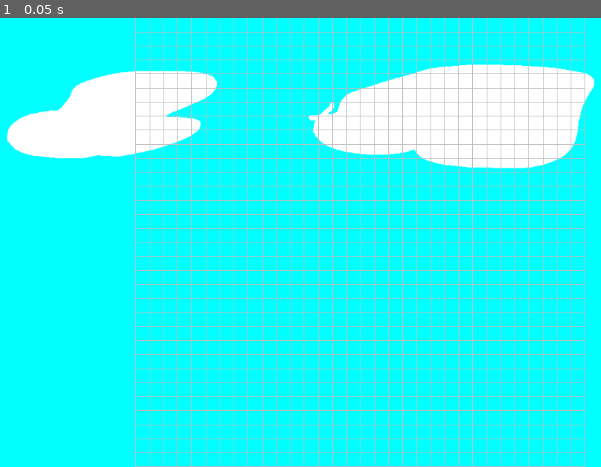
Above: before the commit, frame 1.
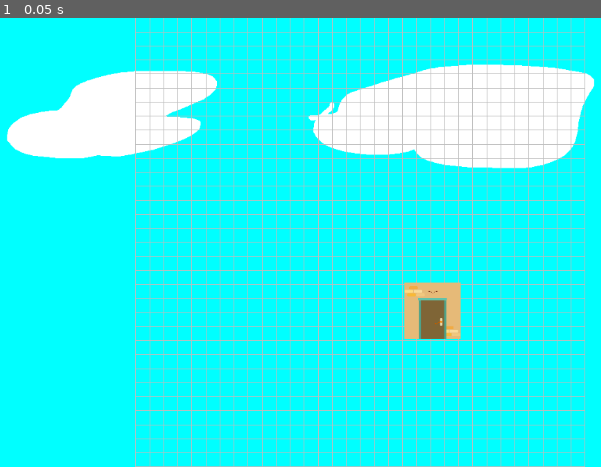
Above: after the commit, the same moment.

Repository: TeljeJedno/tree-house
Game: Godot game, scene res://scenes/main.tscn
Two runs of this game, one before a commit and one after it. Both use one fixed random seed, a clock stepped at 60 frames per second and the inputs below.
Inputs:
- Up to frame 1 (0.05 s): no input

The runs differ from the first frame. In frame 1, 1.2% of the frame differs, in the area x 67-77%, y 58-72%.

Commit message:
Item correction grid

Diff:
--- a/project.godot
+++ b/project.godot
@@ -15,6 +15,10 @@
 config/features=PackedStringArray("4.2", "GL Compatibility")
 config/icon="res://icon.svg"
 
+[autoload]
+
+GridDrawing="*res://scenes/grid_drawing.gd"
+
 [rendering]
 
 renderer/rendering_method="gl_compatibility"
--- a/scenes/grid_drawing.gd
+++ b/scenes/grid_drawing.gd
@@ -4,15 +4,25 @@
 
 
 var CELL_COUNT = 32
+var offset = get_viewport_rect().size.y / CELL_COUNT;
+
+func get_offset():
+	return get_viewport_rect().size.y / CELL_COUNT
 
 func _draw():
-
+	redraw_elements()
 	var half_width = get_viewport_rect().size.y / 2
 	var half_height = get_viewport_rect().size.y / 2
-	var offset = half_height*2/CELL_COUNT;
+	offset = get_offset()
 
 
 	for i in range(CELL_COUNT+1):
 			draw_line(Vector2(-half_width, -half_height+i*offset),Vector2(half_width, -half_height+i*offset ),Color.GRAY)
 	for j in range(CELL_COUNT+1):
 			draw_line(Vector2(-half_width+j*offset, -half_height),Vector2(-half_width+j*offset, half_height ),Color.GRAY)
+
+
+func redraw_elements():
+	for N : Node2D in self.get_children():
+		N.scale = Vector2(4 * get_offset() / 256,4 * get_offset() / 256)
+		print(N.scale)
--- a/scenes/main.tscn
+++ b/scenes/main.tscn
@@ -1,7 +1,8 @@
-[gd_scene load_steps=3 format=3 uid="uid://myg5x8httcja"]
+[gd_scene load_steps=4 format=3 uid="uid://myg5x8httcja"]
 
 [ext_resource type="Texture2D" uid="uid://cu210bs5r11ja" path="res://sprites/testBG.png" id="1_f82ol"]
 [ext_resource type="Script" path="res://scenes/grid_drawing.gd" id="2_ypc81"]
+[ext_resource type="Texture2D" uid="uid://8wtasgkdw4xk" path="res://sprites/Items/vrata_1.png" id="3_xj5n6"]
 
 [node name="World" type="Node2D"]
 
@@ -16,3 +17,9 @@
 position = Vector2(0, 1.49012e-08)
 scale = Vector2(1, 1)
 script = ExtResource("2_ypc81")
+
+[node name="Vrata1" type="Sprite2D" parent="Grid"]
+texture_repeat = 1
+position = Vector2(104, 98)
+scale = Vector2(0.16, 0.16)
+texture = ExtResource("3_xj5n6")
Binary file added: sprites/Items/vrata_1.png
Not shown, added: sprites/Items/vrata_1.png.import
